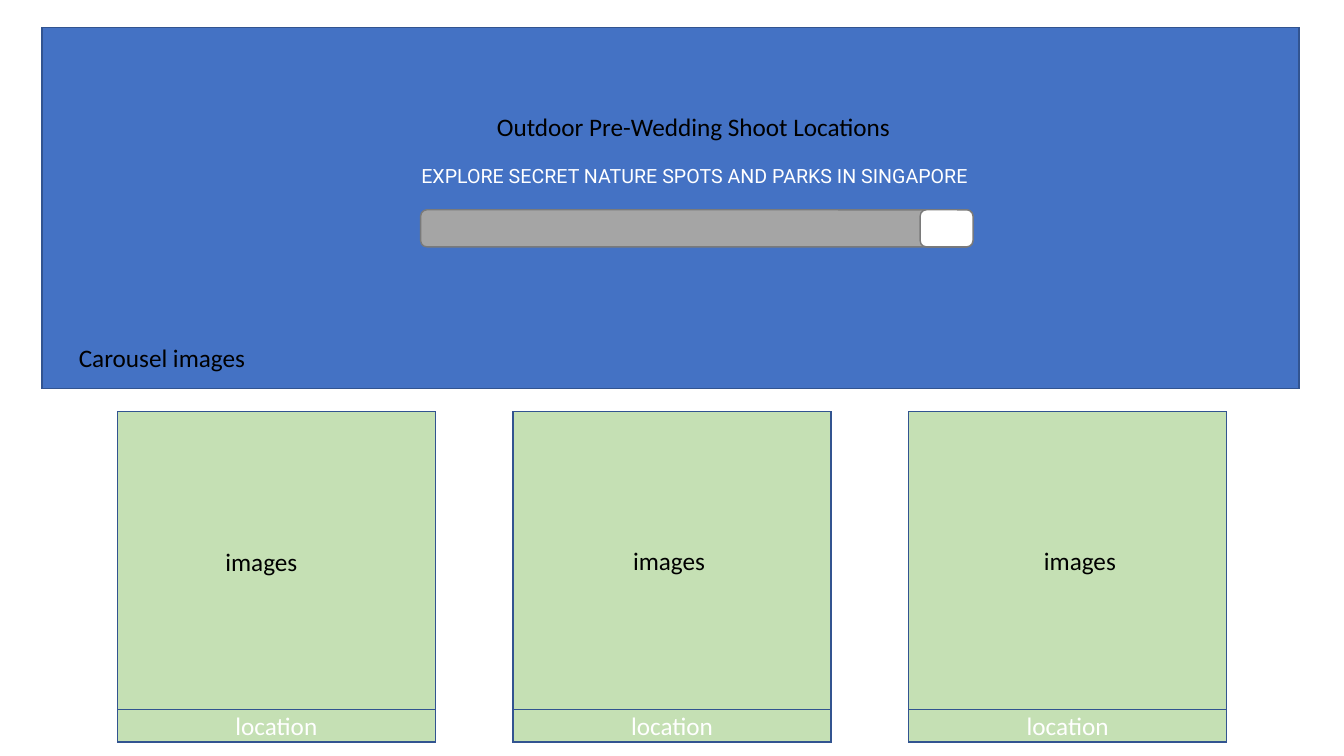
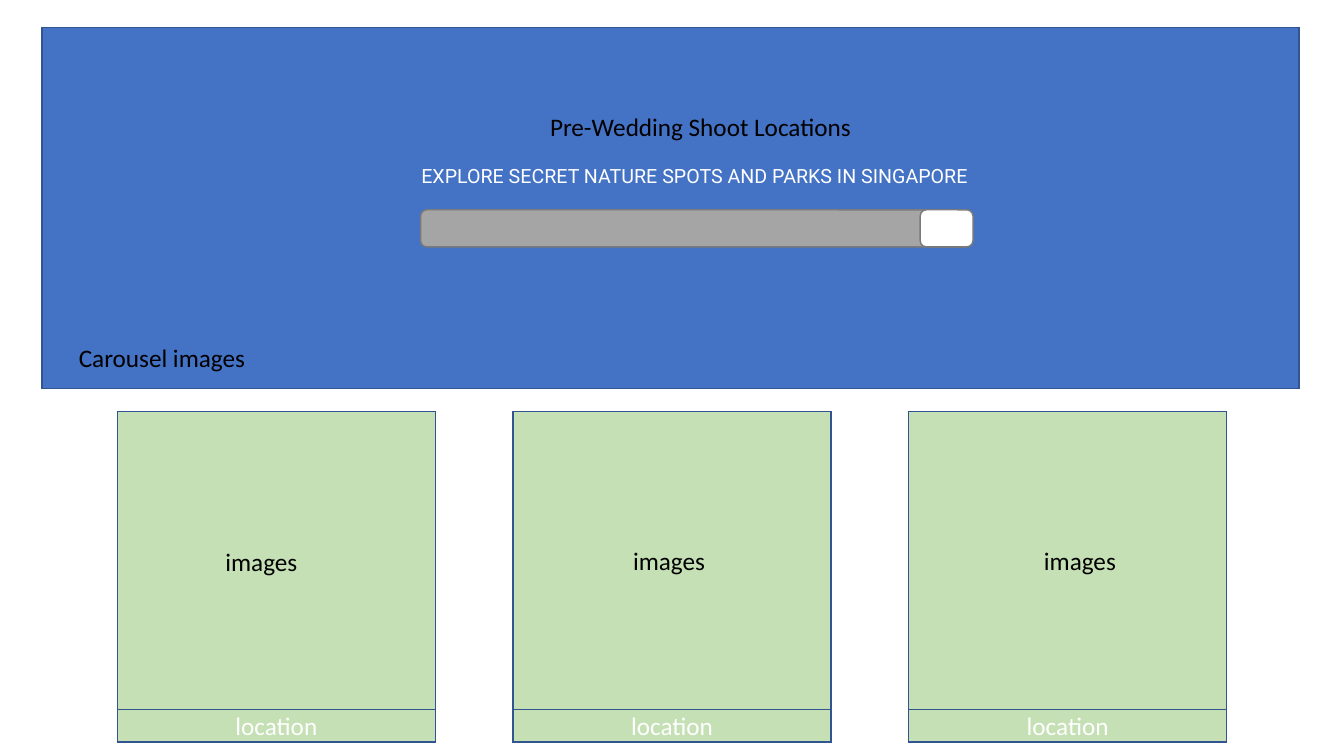
Before and after one commit to annette-p/pre-wedding-photoshoot-locations, a slide deck: slide 2 of wireframe.pptx. Drawn at 1344x756 pixels with LibreOffice and Linux fonts; fonts in the diff are those of the drawing. Boxes give left, top, right and bottom in pixels: in the first picture for what was removed or moved away, otherwise in the second. Text is boxed around its words. In the diff, an @@ line names an element or a change of style, - is before the commit and + after.

```diff
--- a/wireframe.pptx
+++ b/wireframe.pptx
@@ text at (x1=550, y1=118, x2=851, y2=141): text changed @@
-Outdoor Pre-Wedding Shoot Locations
+Pre-Wedding Shoot Locations
```
Also in this commit, not shown: 2 other slides changed, 5 other files.
